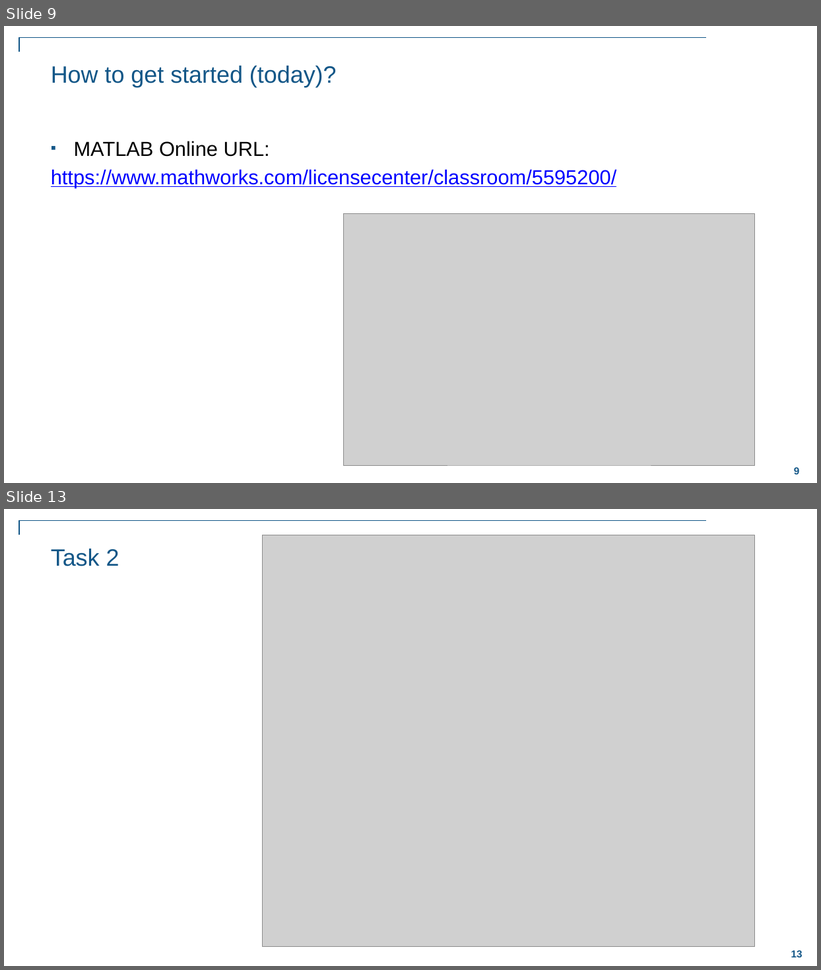
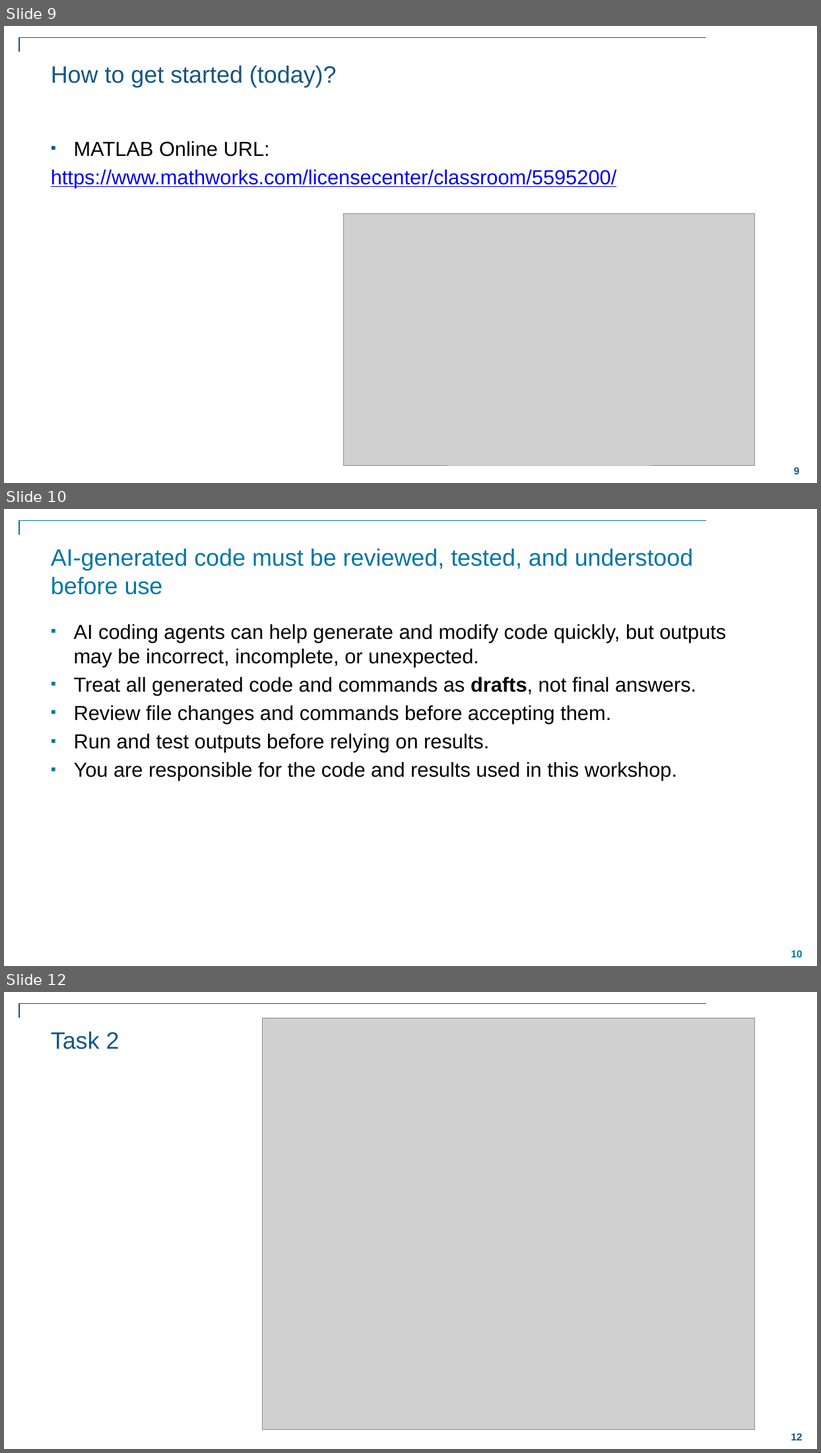
Before and after one commit to eoldewage/transform-your-workflows-with-agents, a slide deck: Transform Your Workflow with Agents in MATLAB.pptx. Shown one above the other, each under a label of ours: slides 9 and 13 before the commit, slides 9, 10 and 12 after it; the slides between them are not shown. The pictures are 821x970 and 821x1453 pixels, drawn with LibreOffice and Linux fonts; fonts in the diff are those of the drawing; grey boxes stand for pictures; background and template pictures are left out. Boxes give left, top, right and bottom in pixels: in the first picture for what was removed or moved away, otherwise in the second. Text is boxed around its words. In the diff, an @@ line names an element or a change of style, - is before the commit and + after.

```diff
--- a/Transform Your Workflow with Agents in MATLAB.pptx
+++ b/Transform Your Workflow with Agents in MATLAB.pptx
@@ slide 10 added at (4, 509, 817, 966), background #FFFFFF; not listed: 1 template element that a slide beside it also shows @@
@@ elbow line added from (706, 521) to (19, 535), #0076A8 1 pt @@
@@ title added at (51, 549, 694, 595), 28 pt, text #0076A8 @@
+AI-generated code must be reviewed, tested, and understood before use
@@ text added at (74, 624, 726, 781), 24 pt, text #000000 @@
+▪ AI coding agents can help generate and modify code quickly, but outputs may be incorrect, incomplete, or unexpected.
+▪ Treat all generated code and commands as drafts, not final answers.
+▪ Review file changes and commands before accepting them.
+▪ Run and test outputs before relying on results.
+▪ You are responsible for the code and results used in this workshop.
@@ what was slide 13 is now slide 12 @@
@@ page number at (791, 1434, 803, 1441): text changed @@
-13
+12
```
Also in this commit, not shown: 7 slides changed, 2 other slides added.
